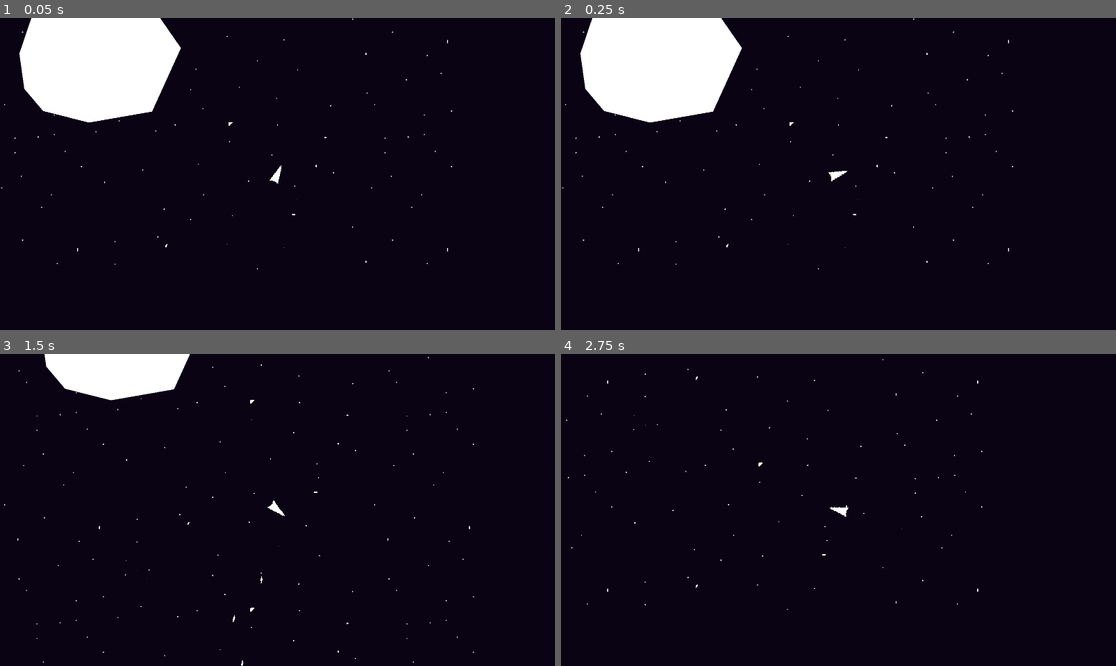
Above: before the commit, frames 1-4 (two rows, left to right).
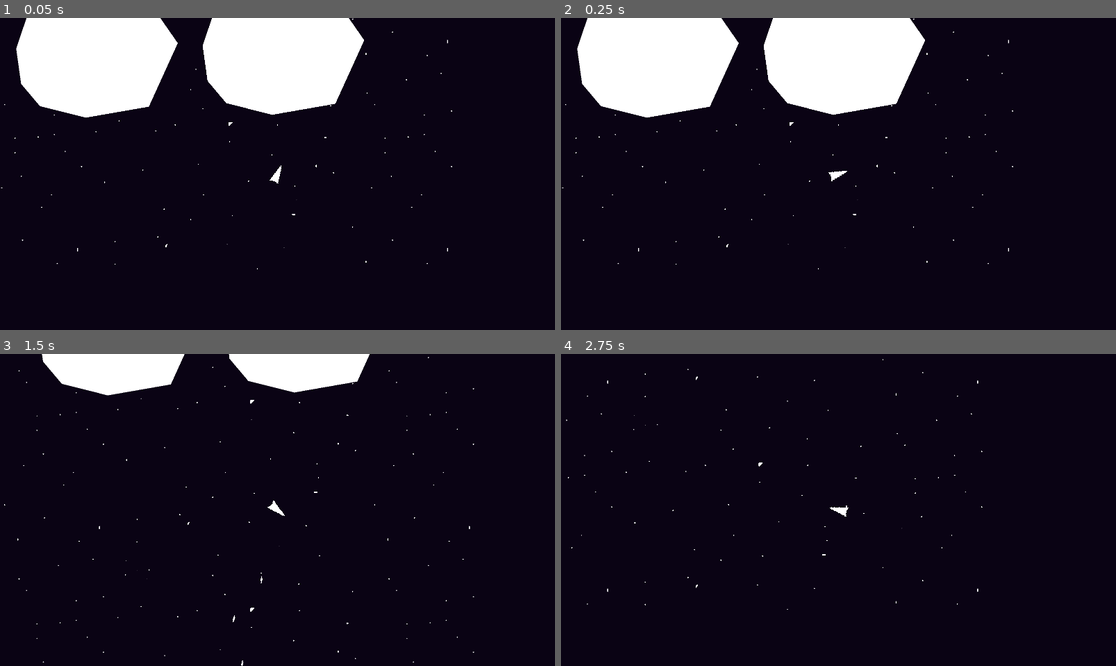
Above: after the commit, the same moments.

Repository: BloopHD/IntoTheVoid
Game: Godot game, scene res://scenes/world/world.tscn
Two runs of this game, one before a commit and one after it. Both use one fixed random seed, a clock stepped at 60 frames per second and the inputs below.
Inputs (mouse positions are in pixels of both pictures, inside the frame that each line leads up to):
- Up to frame 1 (0.05 s): no input
- Up to frame 2 (0.25 s): no input
- Up to frame 3 (1.5 s): move the mouse to (249, 572) at 0.52 s; hold Space (fire_laser) 0.53-1.28 s; hold W (up) from 0.53 s (still down); move the mouse to (444, 556) at 1.27 s; click (444, 556) at 1.35 s
- Up to frame 4 (2.75 s): move the mouse to (672, 463) at 2.02 s; release W (up) at 2.03 s; hold A (left) from 2.03 s (still down); hold Right mouse button (secondary action) from 2.03 s (still down)

The runs differ from the first frame. In frame 1, 8.2% of the frame differs, in the area x 2-66%, y 0-34%; in frame 2, 8.2%; in frame 3, 2.8%; in frame 4, nothing differs.

Commit message:
Localization/Rotation of Asteroid destruction
I finished up the localization and rotation of the destruction area sent to the asteroid. Found info about a more efficient way, but I can't seem to make it work.

Diff:
--- a/scenes/Asteroids/asteroid_2.gd
+++ b/scenes/Asteroids/asteroid_2.gd
@@ -1,13 +1,61 @@
 extends Area2D
+
+signal asteroid_added(new_asteroid)
+
+var blank_asteroid_scene: PackedScene = preload("res://scenes/Asteroids/asteroid_blank.tscn")
+
+func _ready():
+	calculate_polygon_properties()
+
+
+func calculate_polygon_properties():
+	var center = Vector2.ZERO
+	var area = 0
+	var asteroid_points: PackedVector2Array = $Polygon2D.polygon
+
+	for i in asteroid_points.size():
+
+		var i_plus_one = i + 1
+		if i_plus_one >= asteroid_points.size():
+			i_plus_one = 0
+
+		var curr = asteroid_points[i]
+		var next = asteroid_points[i_plus_one]
+
+		area += (curr.x * next.y) - (next.x * curr.y)
+
+		center.x += (curr.x + next.x) * ((curr.x * next.y) - (next.x * curr.y))
+		center.y -= (curr.y + next.y) * ((curr.y * next.x) - (next.y * curr.x))
+
+
+
+	area = area / 2
+	center = (center / 6) / area
+
+
+
+
 
 func clip(destruction_area):
 
 	var localized_rotated_destruct_area: Polygon2D = localize_and_rotate(destruction_area)
+	# destruction_area.position = transform.basis_xform_inv(destruction_area.position - global_position)
 
-	var res = Geometry2D.clip_polygons($Polygon2D.polygon, localized_rotated_destruct_area.polygon)
+	var new_asteroids: Array[PackedVector2Array] = Geometry2D.clip_polygons($Polygon2D.polygon, localized_rotated_destruct_area.polygon)
 
-	$Polygon2D.polygon = res[0]
-	$CollisionPolygon2D.set_deferred("polygon", res[0])
+	for i in new_asteroids.size():
+
+		if i > 0:
+			var asteroid_new: Area2D = blank_asteroid_scene.instantiate()
+			asteroid_new.find_child("Polygon2D").polygon = new_asteroids[i]
+			asteroid_new.find_child("CollisionPolygon2D").polygon = new_asteroids[i]
+			emit_signal("asteroid_added", asteroid_new)
+		else:
+			$Polygon2D.polygon = new_asteroids[i]
+			$CollisionPolygon2D.set_deferred("polygon", new_asteroids[0])
+
+
+
 
 
 func localize_and_rotate(destruction_area) -> Polygon2D:
@@ -15,16 +63,22 @@
 	var offset_poly = Polygon2D.new()
 	offset_poly.global_position = Vector2.ZERO
 
-	var new_values = []
+	var new_poly_points: Array[Vector2] = []
 
 	for point in destruction_area.polygon:
 
-		var rotated_vector: Vector2 = Vector2()
-		rotated_vector.x = (point.x * cos(destruction_area.rotation)) - (point.y * sin(destruction_area.rotation))
-		rotated_vector.y = (point.y * cos(destruction_area.rotation)) + (point.x * sin(destruction_area.rotation))
+		# Localize the polygons point.
+		var localized_position: Vector2 = destruction_area.global_position - global_position
 
-		new_values.append(rotated_vector+destruction_area.global_position)
+		# Rotate the polygon point.
+		var rotated_position: Vector2 = Vector2()
+		rotated_position.x = (point.x * cos(destruction_area.rotation)) - (point.y * sin(destruction_area.rotation))
+		rotated_position.y = (point.y * cos(destruction_area.rotation)) + (point.x * sin(destruction_area.rotation))
 
-	offset_poly.polygon = PackedVector2Array(new_values)
+		# Combine the localized point with the rotation to get the correct location
+		# and add them into the new_poly_points array.
+		new_poly_points.append(localized_position + rotated_position)
+
+	offset_poly.polygon = PackedVector2Array(new_poly_points)
 
 	return offset_poly
--- /dev/null
+++ b/scenes/Asteroids/asteroid_blank.gd
@@ -0,0 +1,71 @@
+extends Area2D
+
+signal asteroid_added(new_asteroid)
+
+func _ready():
+	calculate_polygon_properties()
+
+
+func calculate_polygon_properties():
+	var center = Vector2.ZERO
+	var area = 0
+	var asteroid_points: PackedVector2Array = $Polygon2D.polygon
+
+	for i in asteroid_points.size():
+
+		var i_plus_one = i + 1
+		if i_plus_one >= asteroid_points.size():
+			i_plus_one = 0
+
+		var curr = asteroid_points[i]
+		var next = asteroid_points[i_plus_one]
+
+		area += (curr.x * next.y) - (next.x * curr.y)
+
+		center.x += (curr.x + next.x) * ((curr.x * next.y) - (next.x * curr.y))
+		center.y -= (curr.y + next.y) * ((curr.y * next.x) - (next.y * curr.x))
+
+
+
+	area = area / 2
+	center = (center / 6) / area
+
+
+
+
+
+func clip(destruction_area):
+
+	var localized_rotated_destruct_area: Polygon2D = localize_and_rotate(destruction_area)
+
+	var new_asteroids: Array[PackedVector2Array] = Geometry2D.clip_polygons($Polygon2D.polygon, localized_rotated_destruct_area.polygon)
+
+	for new_asteroid in new_asteroids:
+
+		if new_asteroids.size() == 1:
+			$Polygon2D.polygon = new_asteroids[0]
+			$CollisionPolygon2D.set_deferred("polygon", new_asteroids[0])
+
+
+		emit_signal("asteroid_added", new_asteroid)
+
+
+
+func localize_and_rotate(destruction_area) -> Polygon2D:
+
+	var offset_poly = Polygon2D.new()
+	offset_poly.global_position = Vector2.ZERO
+
+	var new_values = []
+
+	for point in destruction_area.polygon:
+
+		var rotated_vector: Vector2 = Vector2()
+		rotated_vector.x = (point.x * cos(destruction_area.rotation)) - (point.y * sin(destruction_area.rotation))
+		rotated_vector.y = (point.y * cos(destruction_area.rotation)) + (point.x * sin(destruction_area.rotation))
+
+		new_values.append(rotated_vector+destruction_area.global_position)
+
+	offset_poly.polygon = PackedVector2Array(new_values)
+
+	return offset_poly
--- /dev/null
+++ b/scenes/Asteroids/asteroid_blank.tscn
@@ -0,0 +1,10 @@
+[gd_scene load_steps=2 format=3 uid="uid://dh4ab5yn13ix5"]
+
+[ext_resource type="Script" path="res://scenes/Asteroids/asteroid_blank.gd" id="1_te2ng"]
+
+[node name="Asteroid_Blank" type="Area2D" groups=["asteroids"]]
+script = ExtResource("1_te2ng")
+
+[node name="Polygon2D" type="Polygon2D" parent="."]
+
+[node name="CollisionPolygon2D" type="CollisionPolygon2D" parent="."]
--- a/scenes/laser/laser.gd
+++ b/scenes/laser/laser.gd
@@ -20,6 +20,5 @@
 
 	if area.is_in_group("asteroids"):
 		destruction_area.rotation = rotation
-		print("Laser ", destruction_area.rotation)
 		area.clip(destruction_area)
 		queue_free()
--- a/scenes/world/world.gd
+++ b/scenes/world/world.gd
@@ -2,3 +2,8 @@
 
 func _on_player_laser_shot(laser:Variant):
 	$Projectiles.add_child(laser)
+
+
+
+func _on_asteroid_asteroid_added(new_asteroid:Variant):
+	$Asteroids.add_child(new_asteroid)
--- a/scenes/world/world.tscn
+++ b/scenes/world/world.tscn
@@ -5,7 +5,7 @@
 [ext_resource type="PackedScene" uid="uid://serpxan5usi1" path="res://scenes/background/simple_parallax_bg.tscn" id="2_c3qrl"]
 [ext_resource type="PackedScene" uid="uid://cv7d2er4umyyt" path="res://scenes/Asteroids/asteroid_2.tscn" id="4_cqg6a"]
 
-[node name="world" type="Node2D"]
+[node name="World" type="Node2D"]
 script = ExtResource("1_8rw03")
 
 [node name="SimpleParallaxBG" parent="." instance=ExtResource("2_c3qrl")]
@@ -17,7 +17,11 @@
 
 [node name="Projectiles" type="Node2D" parent="."]
 
-[node name="Asteroid" parent="." instance=ExtResource("4_cqg6a")]
-position = Vector2(11, 17)
+[node name="Asteroids" type="Node2D" parent="."]
+
+[node name="Asteroid" parent="Asteroids" instance=ExtResource("4_cqg6a")]
+
+[node name="Asteroid2" parent="Asteroids" instance=ExtResource("4_cqg6a")]
+position = Vector2(645, -10)
 
 [connection signal="laser_shot" from="Player" to="." method="_on_player_laser_shot"]
